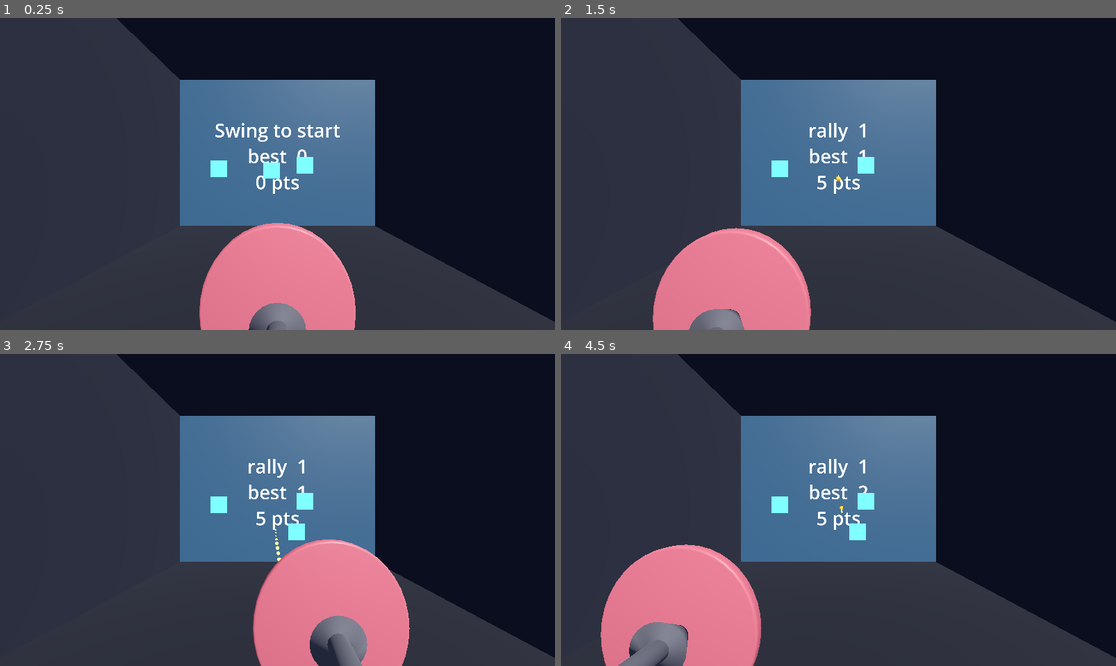
Above: before the commit, frames 1-4 (two rows, left to right).
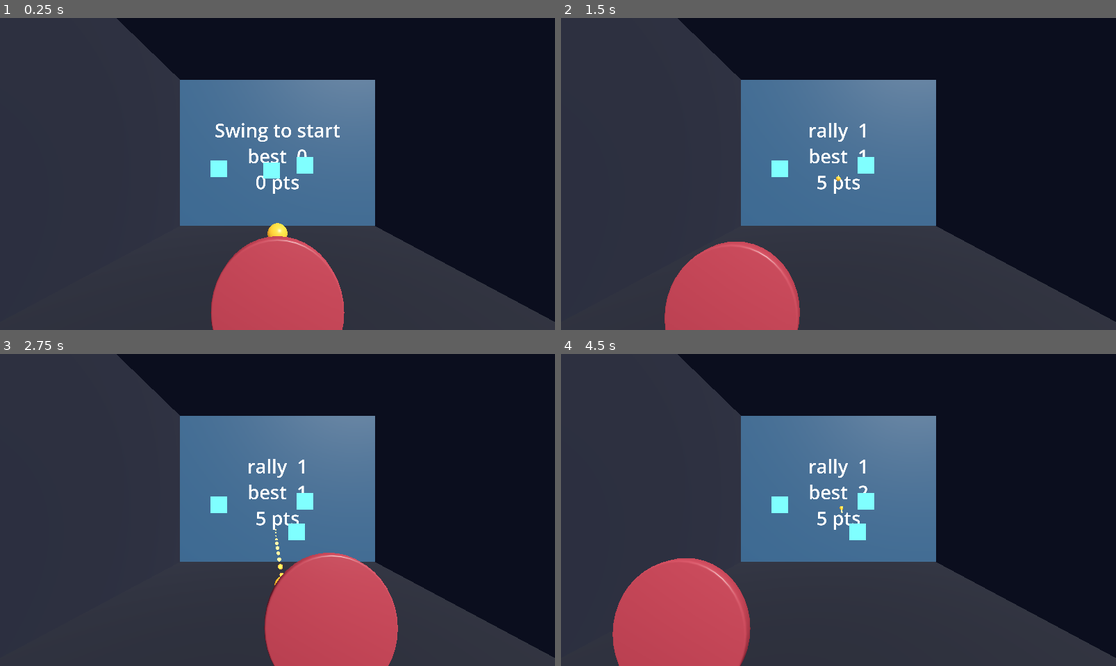
Above: after the commit, the same moments.

Repository: cascadiacollections/paddlequest
Game: Godot game, scene res://scenes/main.tscn
The game is run twice, just before and just after one commit, with the same random seed, the same clock (stepped at 60 frames per second) and the same inputs.
Inputs (mouse positions are in pixels of both pictures, inside the frame that each line leads up to):
- Up to frame 1 (0.25 s): no input
- Up to frame 2 (1.5 s): tap Enter (ui_accept) at 0.5, 0.77 s; move the mouse to (866, 174) at 0.52 s; hold Up (ui_up) from 0.53 s (still down); move the mouse to (810, 174) at 1.27 s
- Up to frame 3 (2.75 s): keep holding Up (ui_up); tap Enter (ui_accept) at 1.52 s; move the mouse to (288, 503) at 2.02 s
- Up to frame 4 (4.5 s): keep holding Up (ui_up); tap Enter (ui_accept) at 2.75, 3.02, 3.5, 3.77, 4.25 s; move the mouse to (832, 516) at 2.77 s; move the mouse to (877, 513) at 3.52 s; move the mouse to (794, 506) at 4.27 s

The runs differ from the first frame. In frame 1, 7.9% of the frame differs, in the area x 35-65%, y 65-100%; in frame 2, 7.5%; in frame 3, 9.6%, in the area x 45-74%, y 59-100%; in frame 4, 9.4%.

Commit message:
Rework the paddle: edge-mounted handle instead of a plunger
Rendering a turnaround made the first mesh's problem obvious: a handle
running into the centre of a disc is geometrically what "face forward"
implies and reads unmistakably as a sink plunger. The handle now joins the
blade at its bottom rim and rakes back to the hand, which reads as a
paddle while leaving the push-forward mechanic untouched - the face normal
is still along the pointing axis.

grip_offset moves from straight-out (0, 0, -0.18) to above-and-ahead
(0, 0.228, -0.133), because the hand now sits below and behind the blade
rather than directly behind its centre. Collision box follows the smaller
blade at 0.29 x 0.32.

The grip segments deliberately overlap. Abutting them exactly left each
capped cylinder's end visible as a step partway down the handle, and the
neck now sinks into the blade rather than meeting it flush, which had left
a notch at the rim.

Materials were also rendering washed out: the render rig was pushing 220W
of key light at a 20cm object.

Co-Authored-By: Claude Opus 5 (1M context) <noreply@anthropic.com>

Diff:
--- a/scenes/main.tscn
+++ b/scenes/main.tscn
@@ -54,7 +54,7 @@
 size = Vector3(6, 4.5, 0.2)
 
 [sub_resource type="BoxShape3D" id="Shape_paddle"]
-size = Vector3(0.34, 0.38, 0.028)
+size = Vector3(0.29, 0.32, 0.026)
 
 [sub_resource type="SphereMesh" id="Mesh_ball"]
 radius = 0.06
--- a/scripts/paddle.gd
+++ b/scripts/paddle.gd
@@ -7,8 +7,10 @@
 ## the right place but never actually moves.
 
 @export var controller_path: NodePath
-## Offset from the controller origin, in controller-local space.
-@export var grip_offset := Vector3(0.0, 0.0, -0.18)
+## Offset from the controller to the blade centre, in controller-local
+## space. The handle joins the blade at its rim and rakes back, so the blade
+## sits above and ahead of the hand rather than straight out in front of it.
+@export var grip_offset := Vector3(0.0, 0.228, -0.133)
 ## Tilt of the paddle face about the grip axis, in degrees.
 @export var grip_tilt_degrees := 0.0
 @export var haptic_strength := 0.6
Binary file changed: assets/paddle.glb
